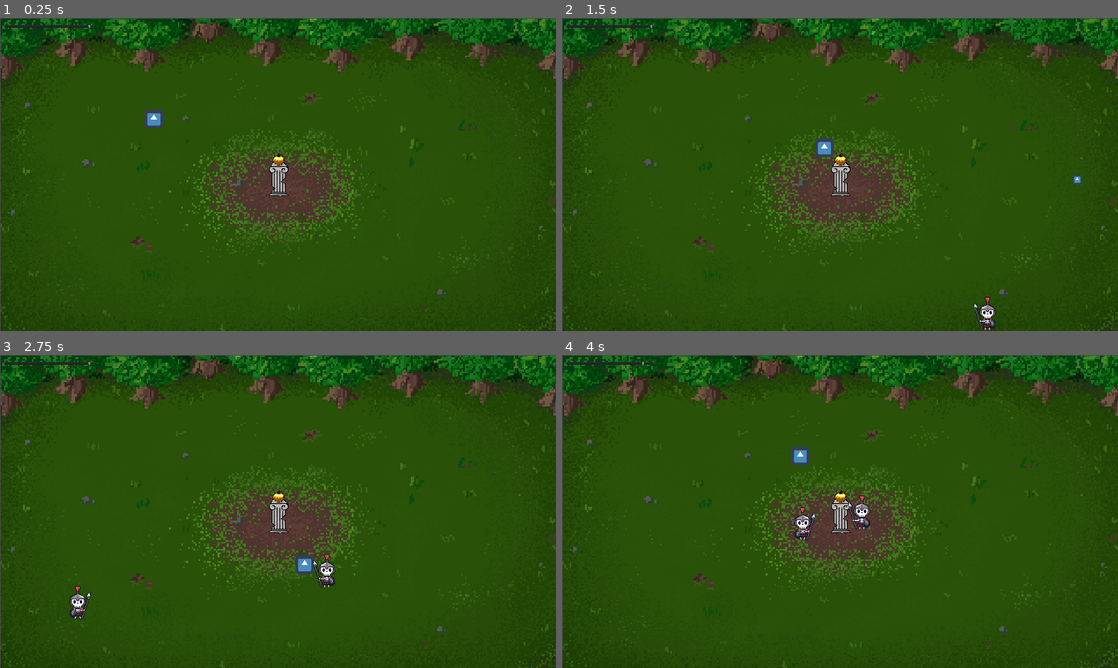
Above: before the commit, frames 1-4 (two rows, left to right).
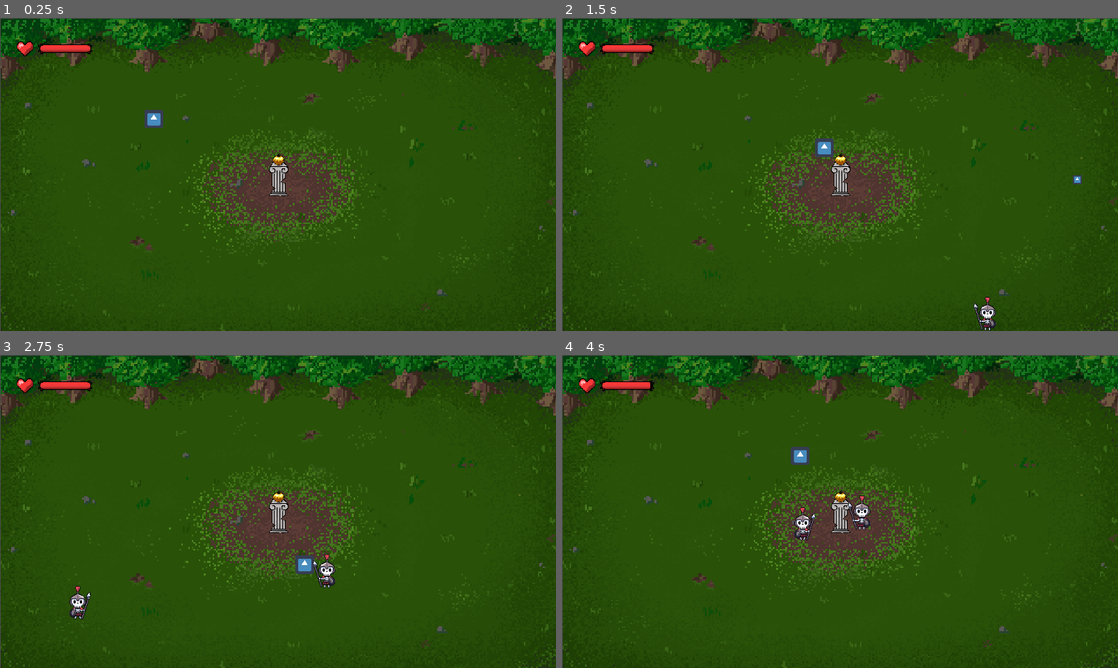
Above: after the commit, the same moments.

Repository: moisesjbc/atalanta-golden-odyssey
Game: Godot game, scene res://gameplay/main_stable/main_stable.tscn
The game is run twice, just before and just after one commit, with the same random seed, the same clock (stepped at 60 frames per second) and the same inputs. The engine's default icon, where the game draws it, is replaced by a stand-in: a white triangle on a blue panel in a dark square.
Inputs (mouse positions are in pixels of both pictures, inside the frame that each line leads up to):
- Up to frame 1 (0.25 s): no input
- Up to frame 2 (1.5 s): tap Enter at 0.5 s; move the mouse to (962, 158) at 0.52 s; hold Right (ui_right) 0.53-1.28 s; click (962, 158) at 0.67 s; move the mouse to (728, 190) at 1.27 s; hold Down (ui_down) from 1.28 s (still down)
- Up to frame 3 (2.75 s): move the mouse to (333, 442) at 2.02 s; release Down (ui_down) at 2.03 s; hold Right (ui_right) from 2.03 s (still down)
- Up to frame 4 (4 s): move the mouse to (812, 574) at 2.77 s; release Right (ui_right) at 2.78 s; hold Up (ui_up) 2.78-3.53 s; click (812, 574) at 2.92 s; move the mouse to (1006, 558) at 3.52 s; hold Left (ui_left) from 3.53 s (still down)

The runs differ from the first frame. In frame 1, 0.5% of the frame differs, in the area x 0-17%, y 2-13%; in frame 2, 0.5%; in frame 3, 0.5%; in frame 4, 0.5%.

Commit message:
Add life bar

Diff:
--- a/godot-project/gui/gui/gui.tscn
+++ b/godot-project/gui/gui/gui.tscn
@@ -1,6 +1,8 @@
-[gd_scene load_steps=2 format=2]
+[gd_scene load_steps=4 format=2]
 
 [ext_resource path="res://gui/gui/gui.gd" type="Script" id=1]
+[ext_resource path="res://gui/gui/barra de vida.png" type="Texture" id=2]
+[ext_resource path="res://gui/gui/vida.png" type="Texture" id=3]
 
 [node name="gui" type="Node"]
 pause_mode = 2
@@ -11,11 +13,25 @@
 anchor_right = 1.0
 anchor_bottom = 1.0
 
-[node name="health_bar" type="HSlider" parent="gui"]
+[node name="ColorRect" type="ColorRect" parent="gui"]
+margin_left = 139.0
+margin_top = 93.0
+margin_right = 312.0
+margin_bottom = 120.0
+color = Color( 0, 0, 0, 1 )
+
+[node name="health_bar" type="TextureProgress" parent="gui"]
 margin_left = 14.0
 margin_top = 12.0
 margin_right = 317.0
 margin_bottom = 46.0
+value = 100.0
+texture_progress = ExtResource( 3 )
+texture_progress_offset = Vector2( 105, -41 )
+
+[node name="Sprite" type="Sprite" parent="gui/health_bar"]
+position = Vector2( 160, 89 )
+texture = ExtResource( 2 )
 
 [node name="improvements_panel" type="CenterContainer" parent="gui"]
 visible = false
Binary file added: godot-project/gui/gui/barra de vida.png
Not shown, added: godot-project/gui/gui/barra de vida.png.import
Binary file added: godot-project/gui/gui/vida.png
Not shown, added: godot-project/gui/gui/vida.png.import
